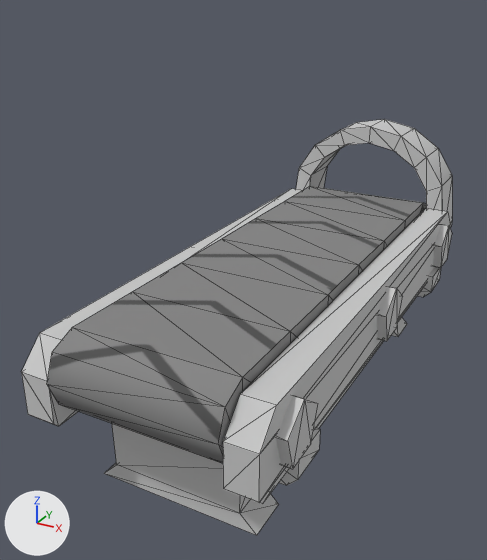
An edit to the FBX model Assets/ueda/Factory/factory_belt_noceiling.FBX, drawn before and after from the same camera.
Camera for both pictures: a camera (50 mm lens) standing at (1.52, -3.28, 2.3) and looking at (-0.19, -0.16, 0.74). The axes (+X, +Y, +Z) are drawn at lower left. The lights are the same throughout. Mesh edges are drawn as thin lines. Where no turn or scale is listed for an object, it has been applied to the vertices.

The first picture shows 'factory_line_base', 'factory_line_belt'.
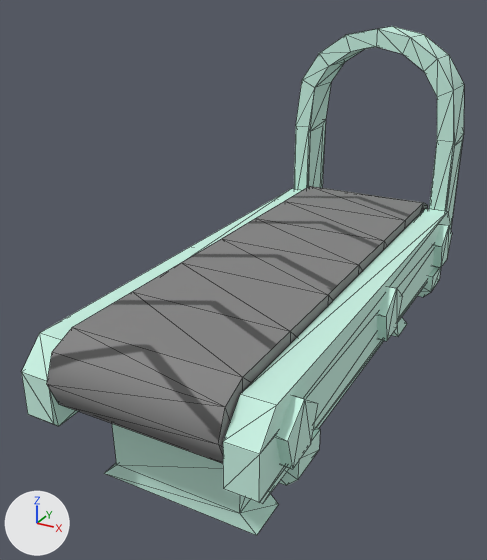
The edits, one by one:
Material 'Factory_belt_base' (mat_factory_belt_base) is new.
Its base color is (0.596, 0.906, 0.784) (green #cbf4e5).
Its roughness is 0.778.
me_mesh is used by ob_factory_line_base; location (0.0, 0.0, 0.0).
me_mesh had 162 vertices, 284 faces and spanned x -0.65..0.65, y -1.48..1.66, z 0.0..1.38.
me_mesh now has 178 vertices, 316 faces and spans x -0.65..0.65, y -1.48..1.66, z 0.0..2.02.
Part 1, on me_mesh:
4 vertices are removed from x -0.58..0.58, y 1.38..1.62, z 0.65.
16 faces are deleted.
30 vertices in x -0.58..0.58, y 1.34..1.66, z 0.65..1.38 move by (0.0, 0.0, 0.64).
10 vertices in x -0.54..0.54, y 1.34..1.66, z 0.97..1.26 move by (0.0, 0.0, 0.65).
8 vertices are added at x -0.58..0.58, y 1.38..1.62, z 0.59..1.29.
12 new vertices lie (0.0, 0.0, -0.7) away from vertices in x -0.58..0.58, y 1.34..1.66, z 0.65..0.69.
48 new faces join them.
me_mesh part 2: 268 faces spanning x -0.65..0.65, y -1.48..1.66, z 0.0..2.02 switch from mat_factory_beltnoceiling_base (light grey #cacaca) to mat_factory_belt_base (green #cbf4e5).

Changed parts and their boxes (x1, y1, x2, y2) in the pictures (487 x 560 px):
'factory_line_base', reshaped (22% taller): before (22, 119, 452, 535); after (22, 26, 464, 535)
part 1 of me_mesh, built on: before (296, 119, 452, 227); after (294, 26, 464, 229)
part 2 of me_mesh, recoloured (grey to green): (22, 189, 452, 535) in both
